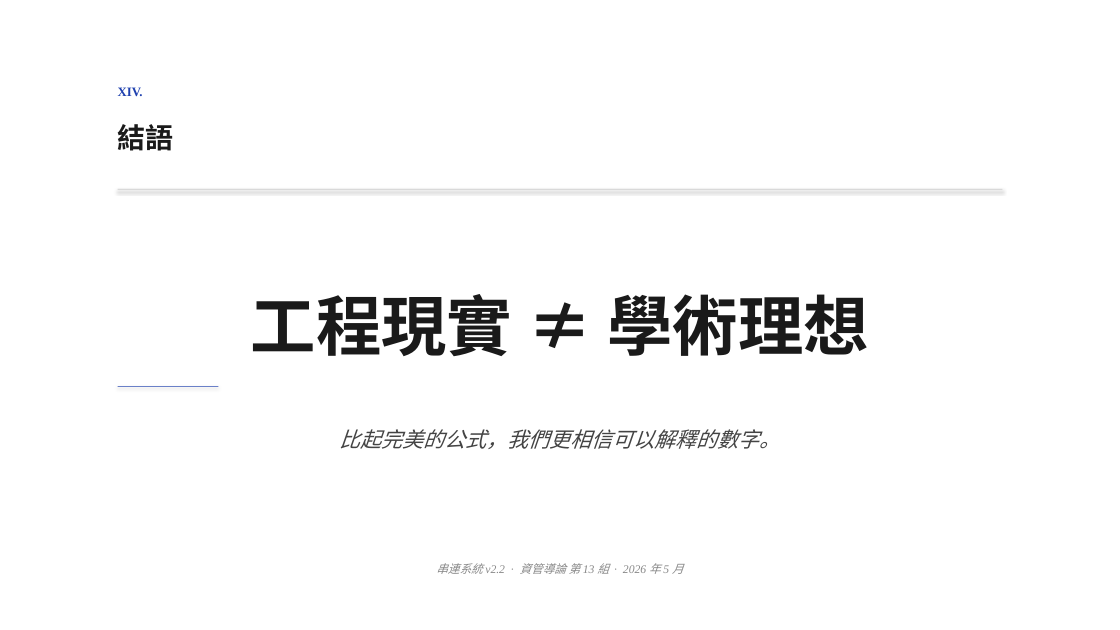
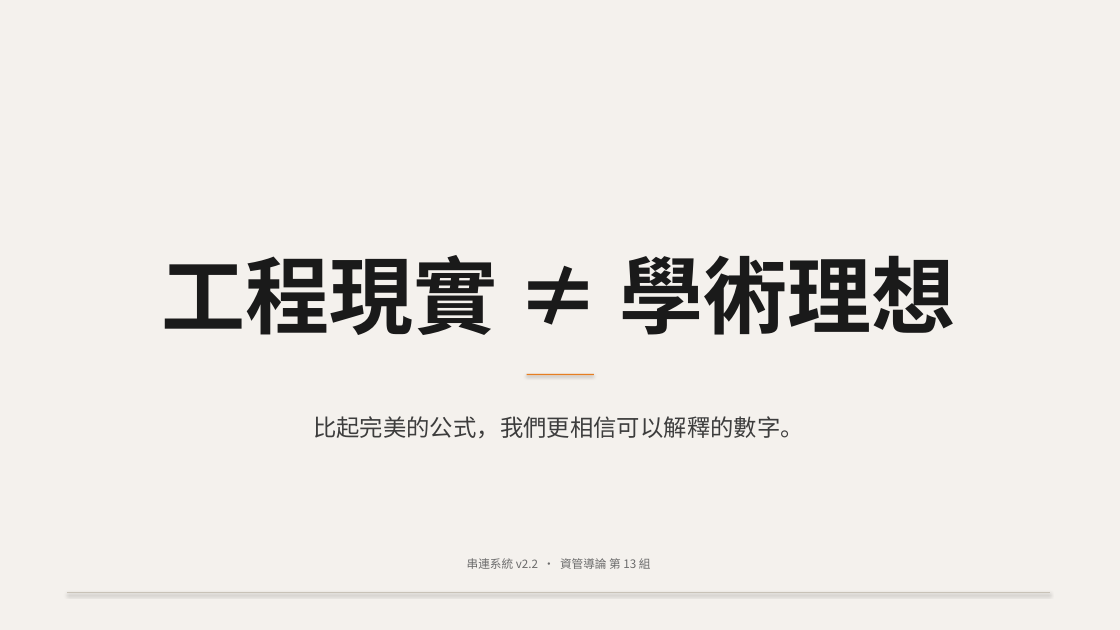
Before and after one commit to Peter2594/chuanlien-system-v2, a slide deck: slide 16 of docs/串連系統_簡報.pptx. Drawn at 1120x630 pixels with LibreOffice and Linux fonts; fonts in the diff are those of the drawing. Boxes give left, top, right and bottom in pixels: in the first picture for what was removed or moved away, otherwise in the second. Text is boxed around its words. In the diff, an @@ line names an element or a change of style, - is before the commit and + after.

Commit message:
revert(slides): 回到工業風 + 公式版本（86263b8 Sequoia 風太乾，使用者偏好工業風）

```diff
--- a/docs/串連系統_簡報.pptx
+++ b/docs/串連系統_簡報.pptx
@@ rectangle at <box>0,0,1120,630</box>: fill #FFFFFF to #F4F1ED @@
@@ text removed at <box>118,87,143,96</box> @@
-XIV.
@@ text removed at <box>118,124,174,151</box> @@
-結語
@@ rectangle removed at <box>118,189,1002,190</box> @@
@@ text "工程現實 ≠ 學術理想": place and size @@
-text "工程現實 ≠ 學術理想" at <box>251,294,868,356</box>
+text "工程現實 ≠ 學術理想" at <box>162,255,956,335</box>
@@ text "工程現實 ≠ 學術理想" at <box>162,255,956,335</box>: size 56 to 72 pt; line spacing 1.1 to 1 @@
@@ rectangle removed at <box>118,386,218,387</box> @@
@@ rectangle added at <box>527,374,594,376</box>, fill #E67E22 @@
@@ text "比起完美的公式，我們更相信可以解釋的數字。": place and size @@
-text "比起完美的公式，我們更相信可以解釋的數字。" at <box>339,429,780,449</box>
+text "比起完美的公式，我們更相信可以解釋的數字。" at <box>313,416,804,438</box>
@@ text "比起完美的公式，我們更相信可以解釋的數字。" at <box>313,416,804,438</box>: size 18 to 20 pt, text colour #444444 to #3D3D3D, italic off; line spacing 1.6 to 1.5 @@
@@ text at <box>467,558,651,569</box>: text changed; font Times New Roman to Noto Sans CJK TC; text colour #888888 to #6B6B6B; italic off @@
-串連系統 v2.2 · 資管導論 第 13 組 · 2026 年 5 月
+串連系統 v2.2 · 資管導論 第 13 組
@@ rectangle added at <box>67,592,1050,593</box>, fill #C8C2B7 @@
```
Also in this commit, not shown: 9 other slides changed, 6 slides added, 6 slides removed, 1 other file.
